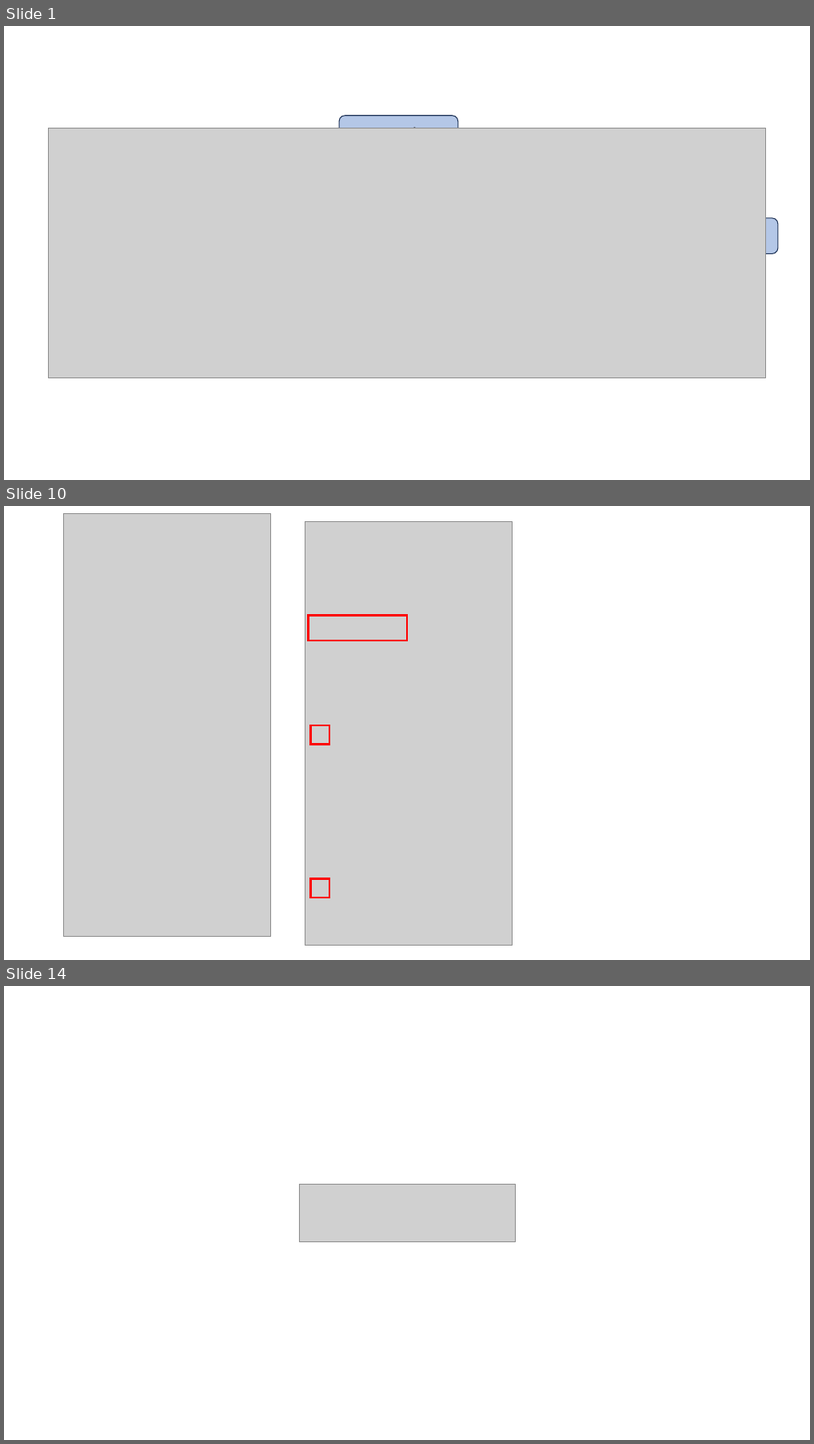
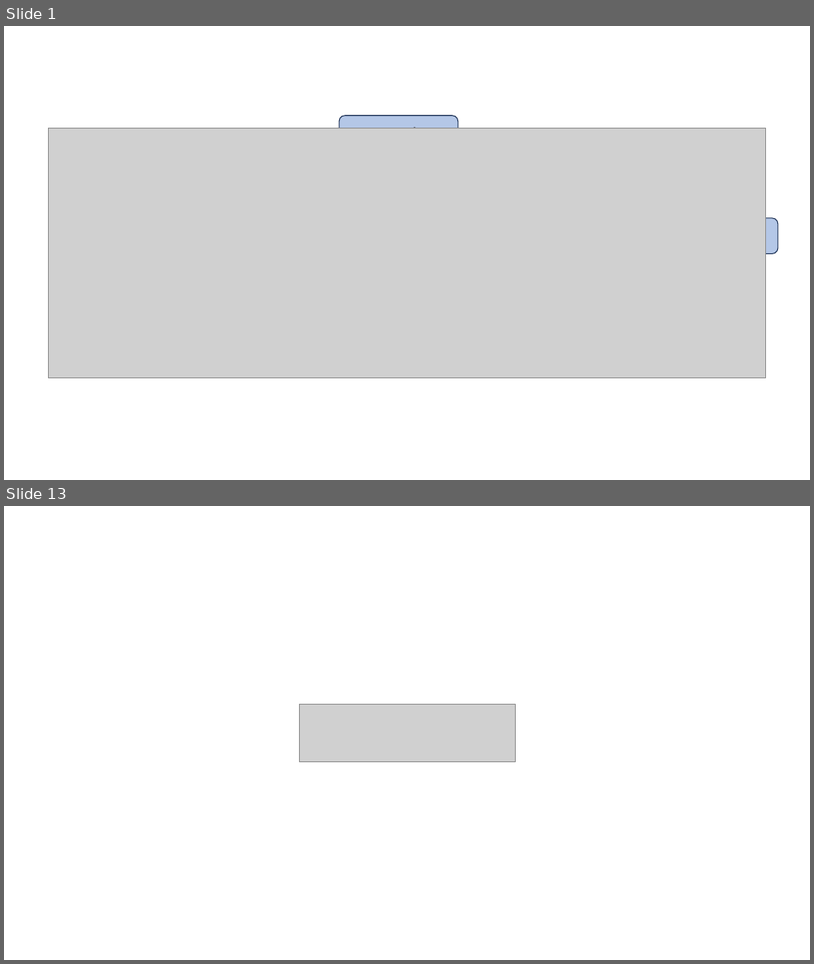
Before and after one commit to nishida2073/project_management, a slide deck: tool/smstokintone/docs/S2k 操作マニュアル.pptx. Shown one above the other, each under a label of ours: slides 1, 10 and 14 before the commit, slides 1 and 13 after it; the slides between them are not shown. The pictures are 814x1444 and 814x964 pixels, drawn with LibreOffice and Linux fonts; fonts in the diff are those of the drawing; grey boxes stand for pictures. Boxes give left, top, right and bottom in pixels: in the first picture for what was removed or moved away, otherwise in the second. Text is boxed around its words. In the diff, an @@ line names an element or a change of style, - is before the commit and + after.

```diff
--- a/tool/smstokintone/docs/S2k 操作マニュアル.pptx
+++ b/tool/smstokintone/docs/S2k 操作マニュアル.pptx
@@ slide 10 removed at (4,506,810,960), background #FFFFFF @@
@@ picture removed at (64,514,271,936) @@
@@ picture removed at (305,522,512,944) @@
@@ rectangle removed at (308,616,407,641) @@
@@ rectangle removed at (310,725,330,744) @@
@@ rectangle removed at (310,879,330,897) @@
@@ what was slide 14 is now slide 13 @@
```
Also in this commit, not shown: 28 slides added, 24 other slides removed, 30 other files.
